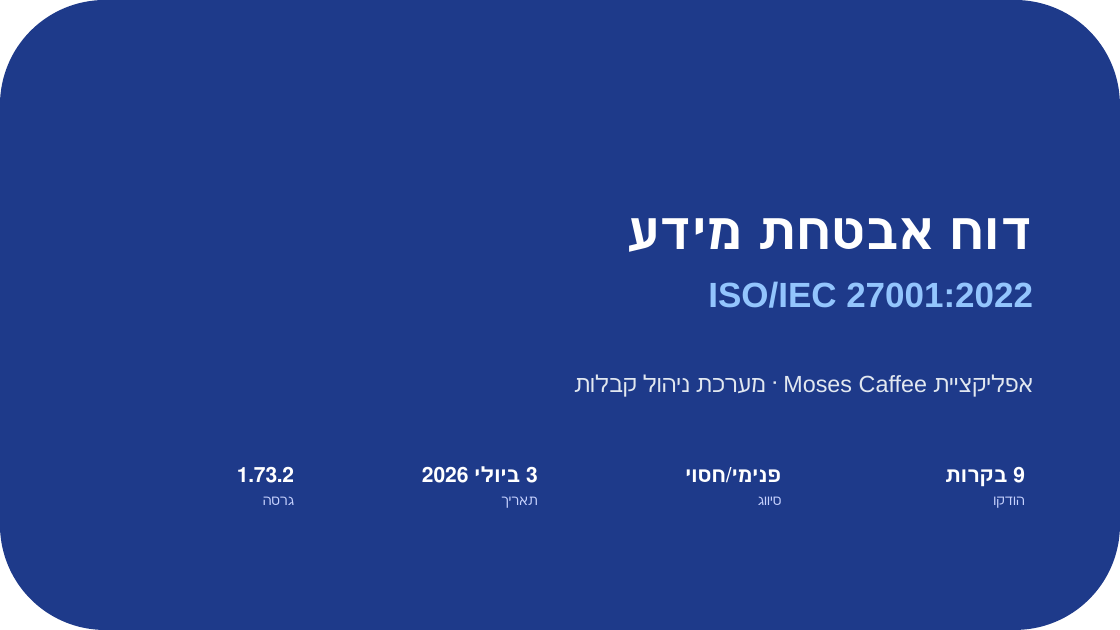
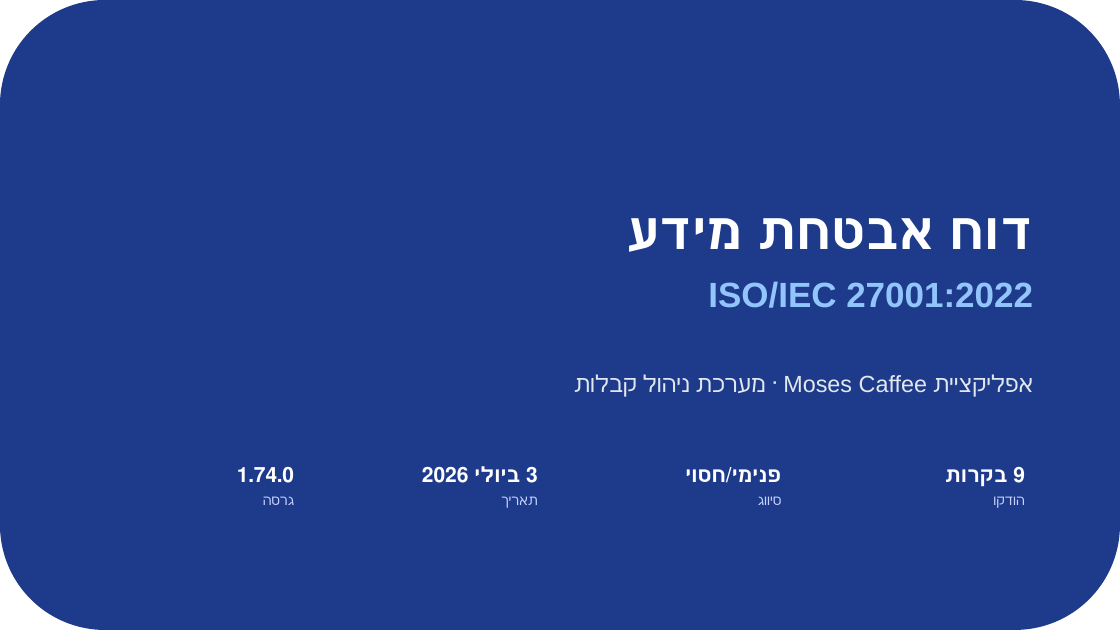
Before and after one commit to eldadabadi-ux/Moses_Caffee, a slide deck: slide 1 of docs/IT-SECURITY-SUMMARY-2026.pptx. Drawn at 1120x630 pixels with LibreOffice and Linux fonts; fonts in the diff are those of the drawing. Boxes give left, top, right and bottom in pixels: in the first picture for what was removed or moved away, otherwise in the second. Text is boxed around its words. In the diff, an @@ line names an element or a change of style, - is before the commit and + after.

```diff
--- a/docs/IT-SECURITY-SUMMARY-2026.pptx
+++ b/docs/IT-SECURITY-SUMMARY-2026.pptx
@@ text at box(237, 467, 294, 483): text changed @@
-1.73.2
+1.74.0
```
Also in this commit, not shown: 2 other slides changed, 2 other files.
